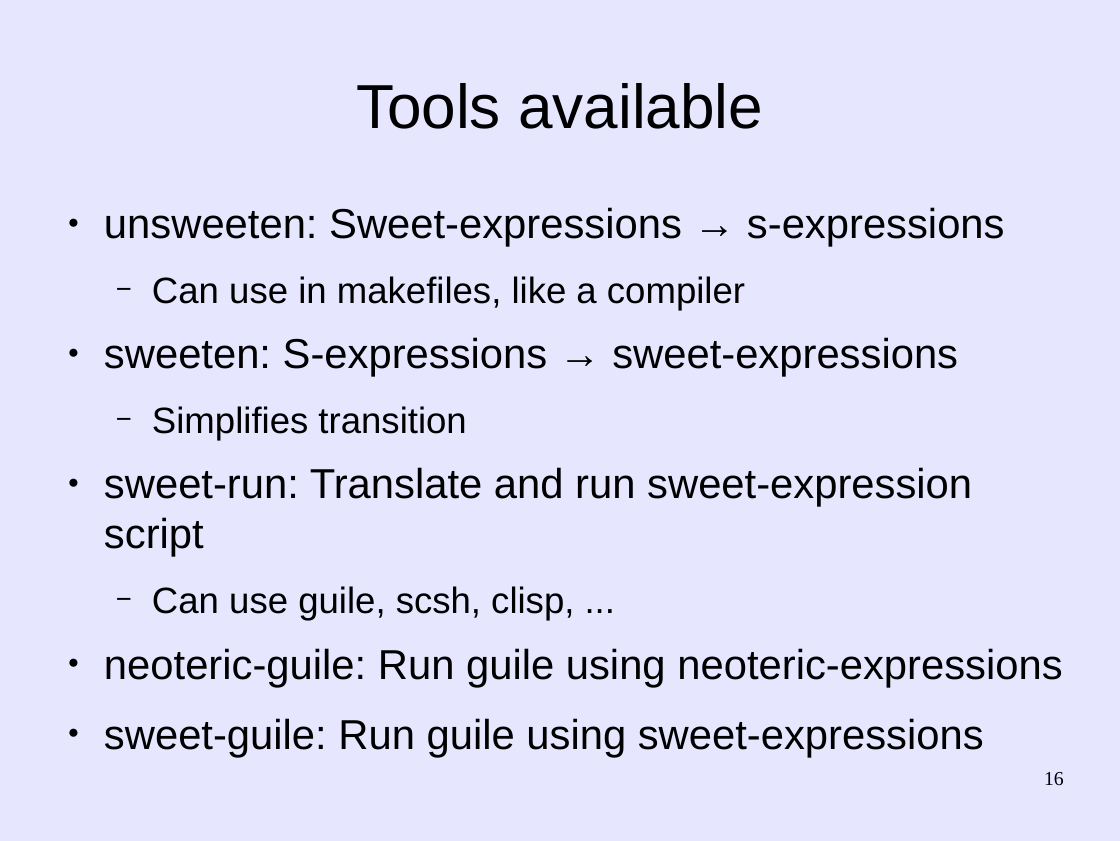
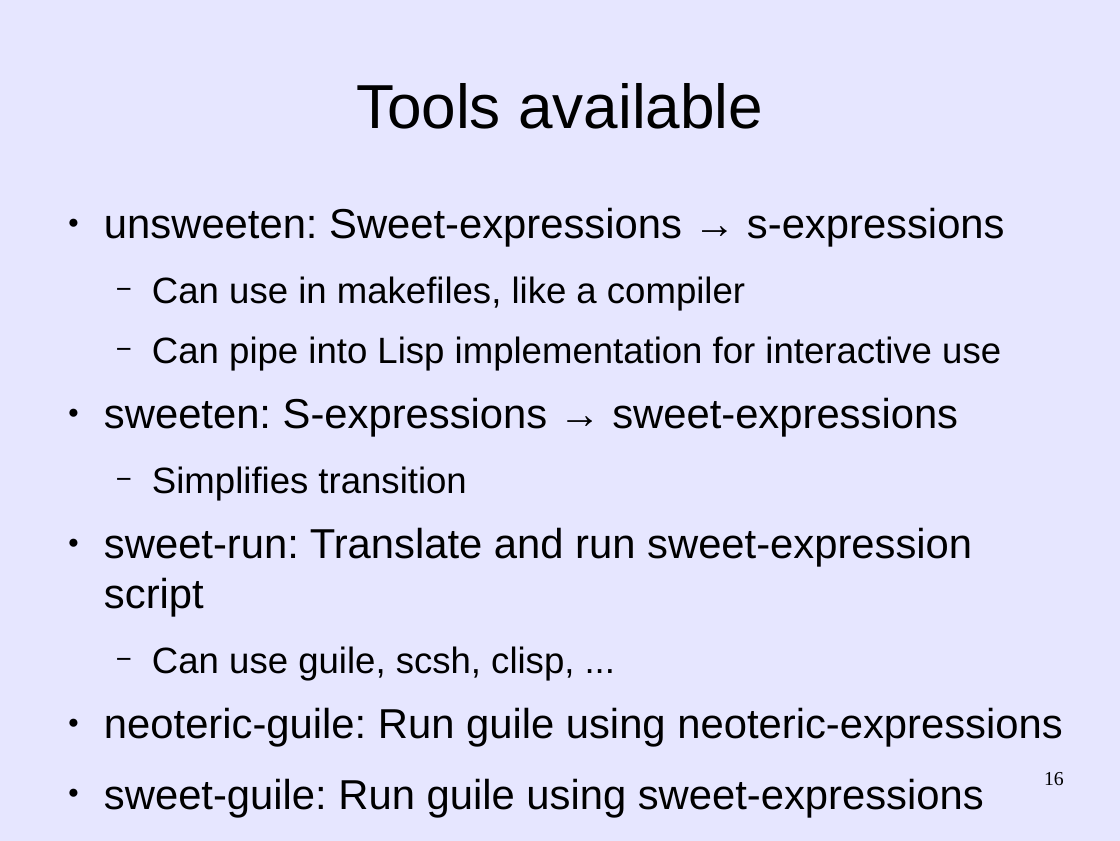
Before and after one commit to martin12333/Readable-Lisp-S-expressions, a slide deck: slide 16 of readable-s-expressions.odp. Drawn at 1120x841 pixels with LibreOffice and Linux fonts; fonts in the diff are those of the drawing. Boxes give left, top, right and bottom in pixels: in the first picture for what was removed or moved away, otherwise in the second. Text is boxed around its words. In the diff, an @@ line names an element or a change of style, - is before the commit and + after.

```diff
--- a/readable-s-expressions.odp
+++ b/readable-s-expressions.odp
@@ text at box(152, 336, 1001, 370): paragraph added @@
+  − Can pipe into Lisp implementation for interactive use
```
Also in this commit, not shown: 8 other slides changed.
